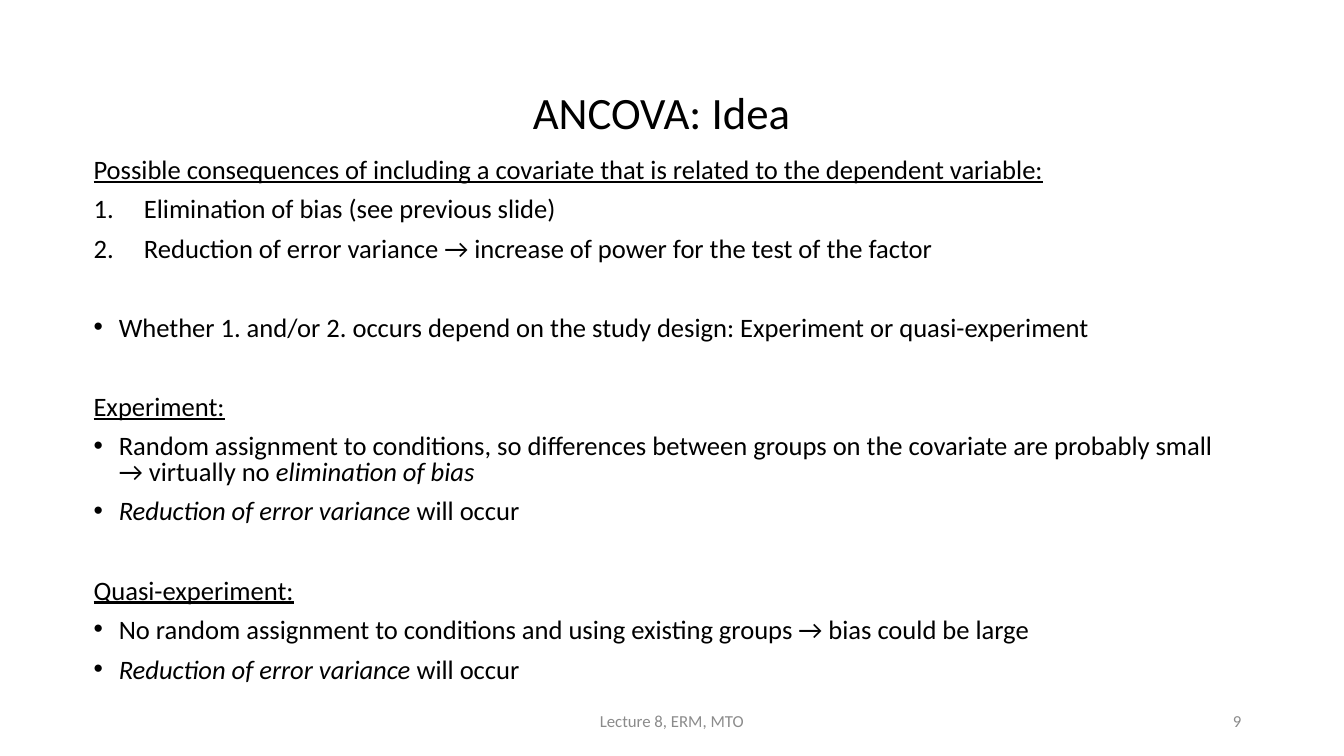
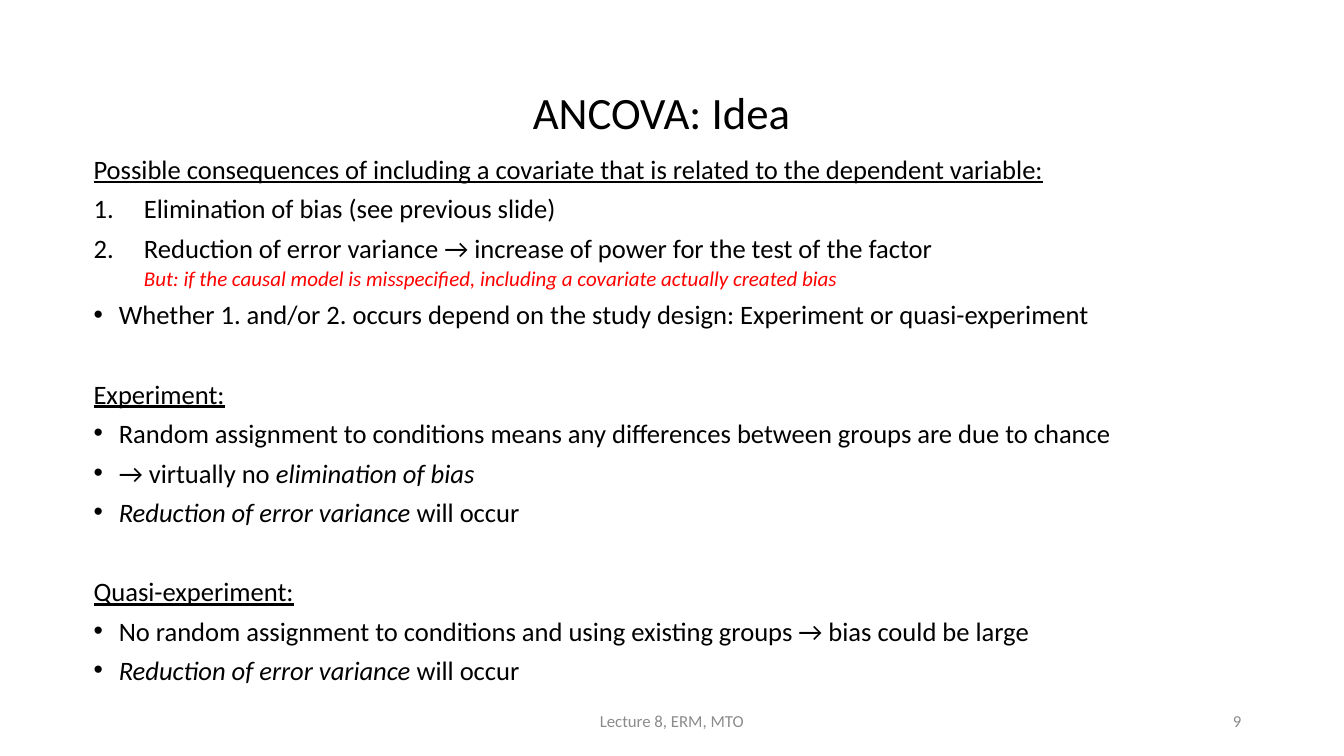
Before and after one commit to cjvanlissa/erm, a slide deck: slide 9 of HC08/HC8_EN.pptx. Drawn at 1344x756 pixels with LibreOffice and Linux fonts; fonts in the diff are those of the drawing. Boxes give left, top, right and bottom in pixels: in the first picture for what was removed or moved away, otherwise in the second. Text is boxed around its words. In the diff, an @@ line names an element or a change of style, - is before the commit and + after.

```diff
--- a/HC08/HC8_EN.pptx
+++ b/HC08/HC8_EN.pptx
@@ text at (x1=144, y1=271, x2=837, y2=290): paragraph added @@
+  But: if the causal model is misspecified, including a covariate actually created bias
@@ text at (x1=119, y1=424, x2=1110, y2=488): text changed @@
-• Random assignment to conditions, so differences between groups on the covariate are probably small → virtually no elimination of bias
+• Random assignment to conditions means any differences between groups are due to chance
+• → virtually no elimination of bias
```
Also in this commit, not shown: 4 other slides changed.
